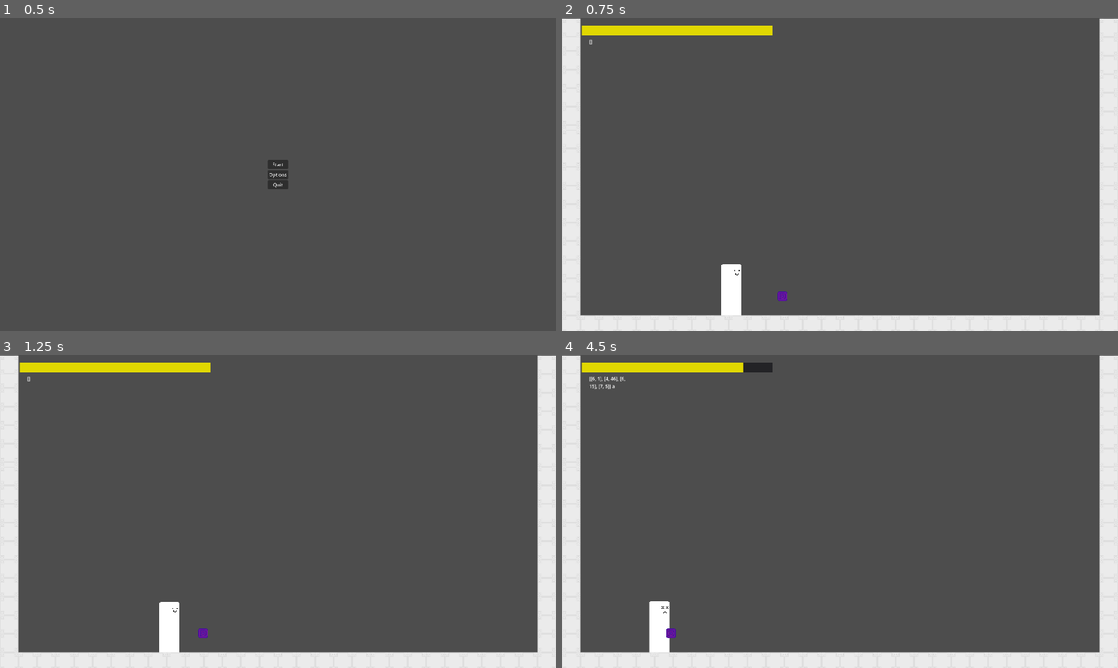
Above: before the commit, frames 1-4 (two rows, left to right).
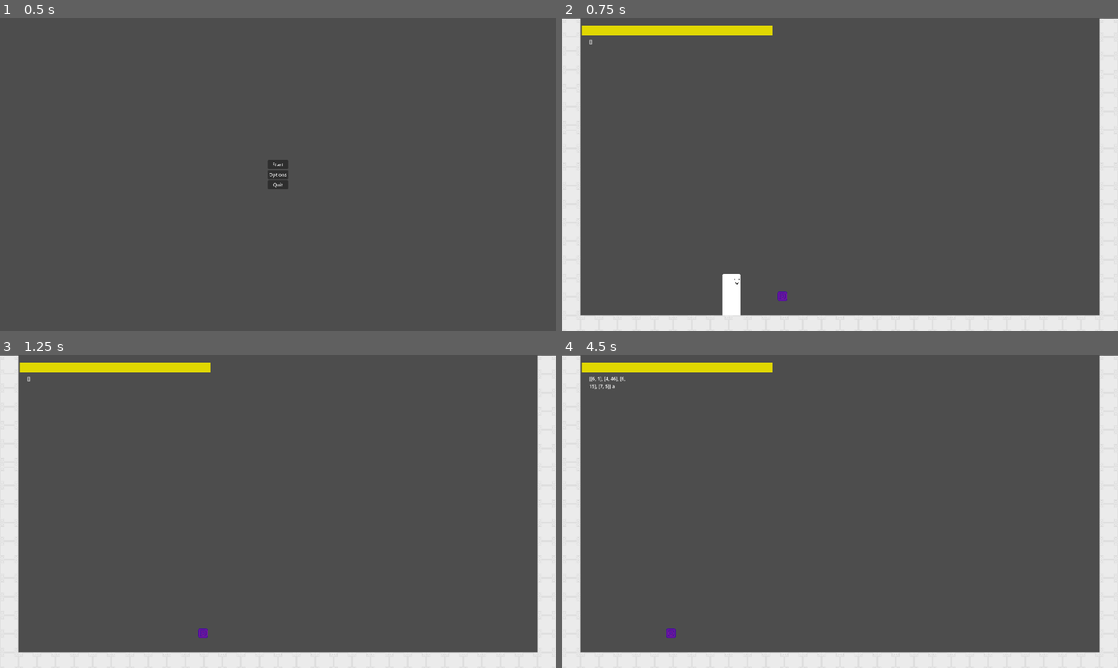
Above: after the commit, the same moments.

Repository: Mysteria0/To-Be-Name-Fighting-Game
Game: Godot game, scene res://menu.tscn
Same seed, same stepped clock (60 frames per second), same inputs: the game is played once before the commit and once after it.
Inputs:
- Up to frame 1 (0.5 s): no input
- Up to frame 2 (0.75 s): click "Start" at 0.5 s
- Up to frame 3 (1.25 s): no input
- Up to frame 4 (4.5 s): tap Enter at 1.25 s; hold D (move_right) 1.28-2.78 s; tap U (action_a) at 1.35, 4.35 s; tap Q (move_leftup) at 1.52, 2.27, 3.77 s; tap I (action_b) at 2.1 s; hold A (move_left) 2.78-3.53 s; tap J (action_c) at 2.85 s; hold D (move_right) from 3.53 s (still down); tap K (action_d) at 3.6 s

Frame 1 is identical in both runs. In frame 2, 0.2% of the frame differs, in the area x 28-33%, y 78-96%; in frame 3, 0.6%; in frame 4, 0.8%, in the area x 15-38%, y 2-96%.

Commit message:
beginning the seperation of hit and collision boxes

Diff:
--- a/Player.tscn
+++ b/Player.tscn
@@ -31,9 +31,6 @@
 [ext_resource type="PackedScene" uid="uid://ddm5kuncpnusr" path="res://Input Reader.tscn" id="27_yt0h1"]
 [ext_resource type="Script" uid="uid://c344dhuvt3awv" path="res://Scripts/State Machine/Movement.gd" id="28_vd78s"]
 
-[sub_resource type="RectangleShape2D" id="RectangleShape2D_itxgx"]
-size = Vector2(23, 54)
-
 [sub_resource type="SpriteFrames" id="SpriteFrames_0rwas"]
 animations = [{
 "frames": [{
@@ -128,6 +125,12 @@
 "name": &"Walking",
 "speed": 5.0
 }]
+
+[sub_resource type="RectangleShape2D" id="RectangleShape2D_1jgrc"]
+size = Vector2(16, 22)
+
+[sub_resource type="RectangleShape2D" id="RectangleShape2D_itxgx"]
+size = Vector2(23, 54)
 
 [node name="Player" type="CharacterBody2D" unique_id=560191563 node_paths=PackedStringArray("Hurt_State") groups=["Players"]]
 collision_layer = 2
@@ -193,12 +196,6 @@
 idle_state = NodePath("../Tsurugi Idle")
 animation_name = "Hurt"
 metadata/_custom_type_script = "uid://dyhjhlic53fp8"
-
-[node name="CollisionShape2D" type="CollisionShape2D" parent="." unique_id=603263447]
-unique_name_in_owner = true
-z_index = 1
-position = Vector2(-0.5, 5)
-shape = SubResource("RectangleShape2D_itxgx")
 
 [node name="Sprites" type="AnimatedSprite2D" parent="." unique_id=648536281]
 sprite_frames = SubResource("SpriteFrames_0rwas")
@@ -219,5 +216,17 @@
 parent = NodePath("..")
 metadata/_custom_type_script = "uid://c344dhuvt3awv"
 
+[node name="Collisionbox" type="ShapeCast2D" parent="." unique_id=1249280503]
+position = Vector2(0, 21)
+shape = SubResource("RectangleShape2D_1jgrc")
+target_position = Vector2(0, 0)
+
+[node name="Area2D" type="Area2D" parent="." unique_id=87488767]
+
+[node name="Hitbox" type="CollisionShape2D" parent="Area2D" unique_id=603263447]
+z_index = 1
+position = Vector2(-0.5, 5)
+shape = SubResource("RectangleShape2D_itxgx")
+
 [connection signal="animation_finished" from="Sprites" to="state_machine/Tsurugi Jump" method="_on_sprites_animation_finished"]
 [connection signal="animation_finished" from="Sprites" to="state_machine/Tsurugi Landing" method="_on_sprites_animation_finished"]
--- a/Scripts/Projectile enemy/projectile.gd
+++ b/Scripts/Projectile enemy/projectile.gd
@@ -23,7 +23,7 @@
 
 # Called when the node enters the scene tree for the first time.
 func _ready() -> void:
-	apply_central_impulse(projectileMovementvector)
+	linear_velocity = projectileMovementvector
 
 # Called every frame. 'delta' is the elapsed time since the previous frame.
 func _process(delta: float) -> void:
@@ -53,4 +53,5 @@
 		$Sprite2D.play("Explode")
 		$Area2D/Hitbox.set_deferred("disabled", true)
 		$CollisionBox.set_deferred("disabled", true)
+		linear_velocity *= 0
 		dead = true
--- a/Scripts/State Machine/Movement.gd
+++ b/Scripts/State Machine/Movement.gd
@@ -25,14 +25,13 @@
 		parent.velocity.x =  Horizontaljump if input == 9 else -Horizontaljump
 	parent.move_and_slide()
 
-func Knockback(Override : Vector2i = Vector2i(0,0)) -> void:
+func Knockback(Override : Vector2i = Vector2i()) -> void:
 	%CollisionShape2D.set_deferred("disabled", false)
-	parent.velocity = Vector2i()
+	parent.velocity *= 0
 	if Override == Vector2i():
 		parent.velocity.y += knockbackvector.y
 		parent.velocity.x += knockbackvector.x*parent.direction
 	else:
 		parent.velocity.y += Override.y
 		parent.velocity.x += Override.x*parent.direction
-	parent.velocityfixer = true
 	parent.move_and_slide()
--- a/Scripts/State Machine/Tsurugi States/tsurugi_falling.gd
+++ b/Scripts/State Machine/Tsurugi States/tsurugi_falling.gd
@@ -4,7 +4,6 @@
 @export var hurt_state : State
 
 func enter() -> void:
-	%CollisionShape2D.set_deferred("disabled", false)
 	super()
 
 
--- a/Scripts/State Machine/Tsurugi States/tsurugi_hurt.gd
+++ b/Scripts/State Machine/Tsurugi States/tsurugi_hurt.gd
@@ -12,6 +12,7 @@
 func process_frame(_delta: float) -> State:
 	if hitstop == 0:
 		%MovementCode.Knockback()
+		parent.velocityfixer = true
 	elif hitstop < 0:
 		%MovementCode.Move_Character(5)
 
--- a/Scripts/State Machine/Tsurugi States/tsurugi_idle.gd
+++ b/Scripts/State Machine/Tsurugi States/tsurugi_idle.gd
@@ -10,7 +10,6 @@
 
 func enter() -> void:
 	super()
-	%CollisionShape2D.set_deferred("disabled", false)
 	parent.velocity.x = 0
 
 func process_input(_event: InputEvent) -> State:
--- a/main.tscn
+++ b/main.tscn
@@ -41,7 +41,7 @@
 Hitstop = 6
 projectileHits = 3
 projectileMovementvector = Vector2(-125, 0)
-KnockbackOnGroundhit = Vector2i(-300, -233)
-KnockbackOnAirhit = Vector2i(-250, -400)
+KnockbackOnGroundhit = Vector2i(-115, -150)
+KnockbackOnAirhit = Vector2i(-195, -800)
 
 [connection signal="body_entered" from="Projectile" to="Projectile" method="_on_body_entered"]
